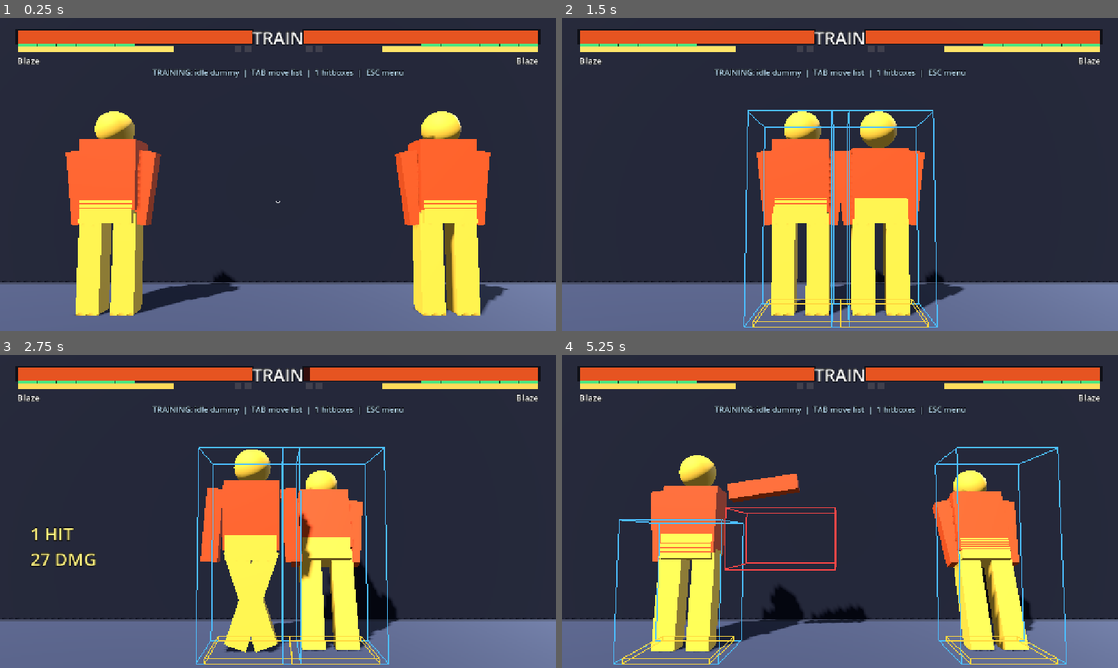
Above: before the commit, frames 1-4 (two rows, left to right).
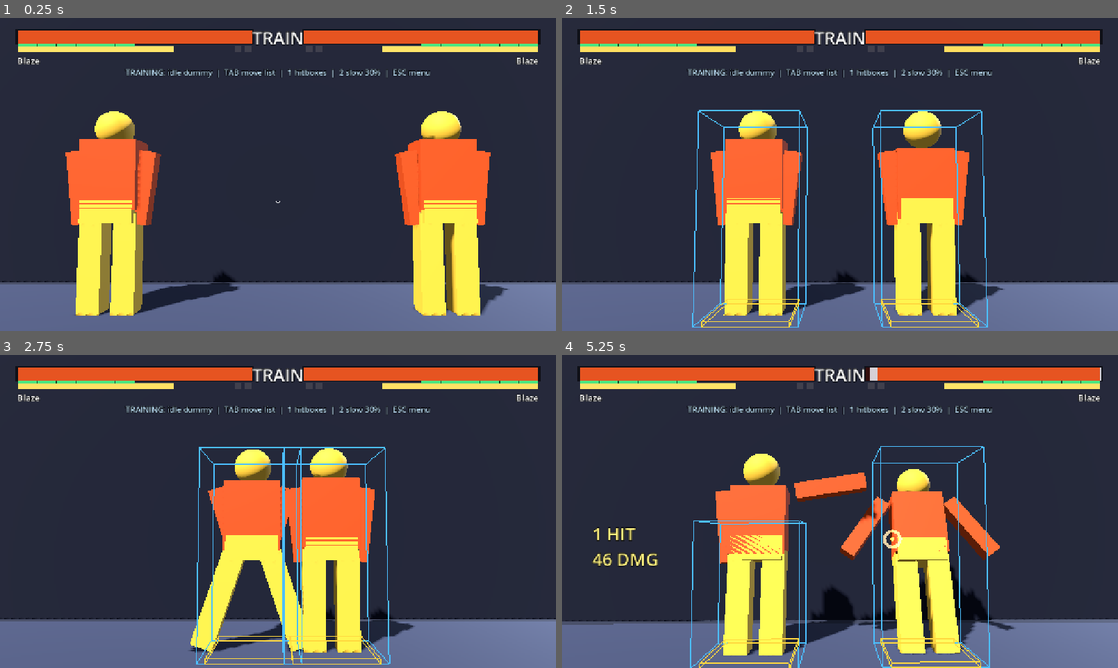
Above: after the commit, the same moments.

Repository: muji-wyh/FootisesGame3
Game: Godot game, scene res://scenes/match/Training.tscn
The game is run twice, just before and just after one commit, with the same random seed, the same clock (stepped at 60 frames per second) and the same inputs. This scene is started directly instead of the project's main scene. Sound files missing from this copy of the repository are replaced by a short silence.
Inputs (mouse positions are in pixels of both pictures, inside the frame that each line leads up to):
- Up to frame 1 (0.25 s): no input
- Up to frame 2 (1.5 s): tap Enter at 0.5 s; move the mouse to (962, 158) at 0.52 s; hold D 0.53-1.25 s; tap 1 at 0.6 s; click (962, 158) at 0.67 s; tap 2 at 0.8 s; drag from (728, 190) to (812, 237) at 1.27 s
- Up to frame 3 (2.75 s): move the mouse to (333, 442) at 2.02 s; hold D from 2.03 s (still down); tap U (p1_lp) at 2.1 s; tap 2 at 2.3 s
- Up to frame 4 (5.25 s): release D at 2.75 s; drag from (812, 574) to (673, 464) at 2.77 s; move the mouse to (1006, 558) at 3.52 s; hold A 3.53-4.25 s; tap 2 at 3.6 s; drag from (673, 464) to (756, 433) at 4.27 s; move the mouse to (867, 511) at 5.02 s; hold S from 5.03 s (still down); tap I at 5.1 s; click (867, 511) at 5.17 s

The runs differ from the first frame. In frame 1, 0.7% of the frame differs, in the area x 22-78%, y 16-20%; in frame 2, 23%; in frame 3, 11%; in frame 4, 31%, in the area x 0-100%, y 4-100%.

Commit message:
Add a 30% slow-motion toggle to training on the 2 key
Reading startup/active frames by eye at 60 Hz is guesswork; 2 drops training to
30% speed so the hitbox viewer added alongside it is actually watchable.

Applied as min(_slowmo.scale, _speed_scale) rather than a product. The match
already fires transient dips (0.35 on a punish counter, 0.3 on a KO); with the
toggle on, multiplying would compound those into a ~9% crawl, whereas "slower
of the two wins" just holds 30% through the dip. MatchScene._exit_tree already
restores Engine.time_scale, so the now-persistent slowdown cannot leak into the
menus -- covered by a test since that guarantee used to be free (every dip was
self-expiring) and no longer is.

Verified end to end in the Web build rather than trusting the constant: at 30%
a walk held for 3.33x the wall-clock time covers the same distance as a normal
walk (309 px vs 310 px). An earlier naive measurement suggested 8.6% -- that
was the walk's acceleration ramp, not the time scale; a headless probe of a
real main loop confirmed Godot keeps physics ticks at 60/real-second and scales
only the delta, so 0.3 is exactly 0.3.

638 passed, 0 failed.

Co-authored-by: Copilot <223556219+Copilot@users.noreply.github.com>

Diff:
--- a/scripts/match/TrainingScene.gd
+++ b/scripts/match/TrainingScene.gd
@@ -15,12 +15,16 @@
 const BOX_HIT_COLOR := Color(1.0, 0.28, 0.28)
 const BOX_PUSH_COLOR := Color(1.0, 0.85, 0.25)
 
+## Speed the 2 key drops training to, for reading startup/active frames by eye.
+const SLOW_SPEED_SCALE := 0.3
+
 var _reset_timer: int = 0
 var _hp_recovery_timers := [0, 0]
 var _training_overlay: CanvasLayer
 var _box_view: MeshInstance3D
 var _box_mesh: ImmediateMesh
 var _box_material: StandardMaterial3D
+var _speed_scale: float = 1.0
 var _built: bool = false
 
 func _ready() -> void:
@@ -91,7 +95,9 @@
 	_update_drive_rush(delta)
 	camera.track(f1.position, f2.position)
 	_slowmo.tick()
-	Engine.time_scale = _slowmo.scale
+	# Slower of the two wins rather than multiplying, so a KO/punish dip taken while the 2 key
+	# is on does not compound into a 9% crawl.
+	Engine.time_scale = minf(_slowmo.scale, _speed_scale)
 	_refill_training_resources()
 	_recover_training_hp()
 	if _box_view.visible:
@@ -143,14 +149,14 @@
 	_training_overlay = CanvasLayer.new()
 	add_child(_training_overlay)
 	var label := Label.new()
-	label.position = Vector2(330, 112)
-	label.size = Vector2(620, 48)
+	label.position = Vector2(270, 112)
+	label.size = Vector2(740, 48)
 	label.horizontal_alignment = HORIZONTAL_ALIGNMENT_CENTER
 	label.add_theme_font_size_override("font_size", 18)
 	label.add_theme_color_override("font_color", Color(0.76, 0.9, 1.0))
 	label.add_theme_color_override("font_outline_color", Color.BLACK)
 	label.add_theme_constant_override("outline_size", 5)
-	label.text = "TRAINING: idle dummy  |  TAB move list  |  1 hitboxes  |  ESC menu"
+	label.text = "TRAINING: idle dummy  |  TAB move list  |  1 hitboxes  |  2 slow 30%  |  ESC menu"
 	_training_overlay.add_child(label)
 
 # --- hitbox viewer ---------------------------------------------------------
@@ -201,7 +207,17 @@
 		_box_mesh.surface_add_vertex(box.get_endpoint(i))
 
 func _unhandled_input(event: InputEvent) -> void:
-	if event is InputEventKey and event.pressed and not event.echo and event.keycode == KEY_1:
-		toggle_box_view()
-		return
+	if event is InputEventKey and event.pressed and not event.echo:
+		if event.keycode == KEY_1:
+			toggle_box_view()
+			return
+		if event.keycode == KEY_2:
+			toggle_slow_speed()
+			return
 	super._unhandled_input(event)
+
+func toggle_slow_speed() -> void:
+	_speed_scale = 1.0 if is_slow_speed() else SLOW_SPEED_SCALE
+
+func is_slow_speed() -> bool:
+	return _speed_scale < 1.0
--- a/tools/run_tests.gd
+++ b/tools/run_tests.gd
@@ -891,6 +891,27 @@
 			training_fx_spawned = true
 			break
 	_check("training scene spawns Green Rush mode ghost trail", training_fx_spawned)
+	# Slow-motion toggle (2): a persistent training speed, unlike the transient dips the match
+	# already fires. Two things it must not do: compound with those dips, or leak out of the scene.
+	_check("training starts at full speed", not scene.is_slow_speed())
+	scene.toggle_slow_speed()
+	scene._physics_process(DELTA)
+	_check("training 2 key drops speed to 30%",
+		scene.is_slow_speed() and is_equal_approx(Engine.time_scale, TrainingScene.SLOW_SPEED_SCALE))
+	scene._slowmo.request(0.35, 12, true)
+	scene._physics_process(DELTA)
+	_check("a dramatic dip does not compound with the slow toggle",
+		is_equal_approx(Engine.time_scale, TrainingScene.SLOW_SPEED_SCALE))
+	scene._slowmo.reset()
+	scene.toggle_slow_speed()
+	scene._physics_process(DELTA)
+	_check("training 2 key restores full speed",
+		not scene.is_slow_speed() and is_equal_approx(Engine.time_scale, 1.0))
+	scene.toggle_slow_speed()
+	scene._physics_process(DELTA)
+	scene._exit_tree()
+	_check("leaving training restores normal time flow even while slowed",
+		is_equal_approx(Engine.time_scale, 1.0))
 	scene.queue_free()
 	game.set("mode", old_mode)
 	game.set("p1_char_id", old_p1)
